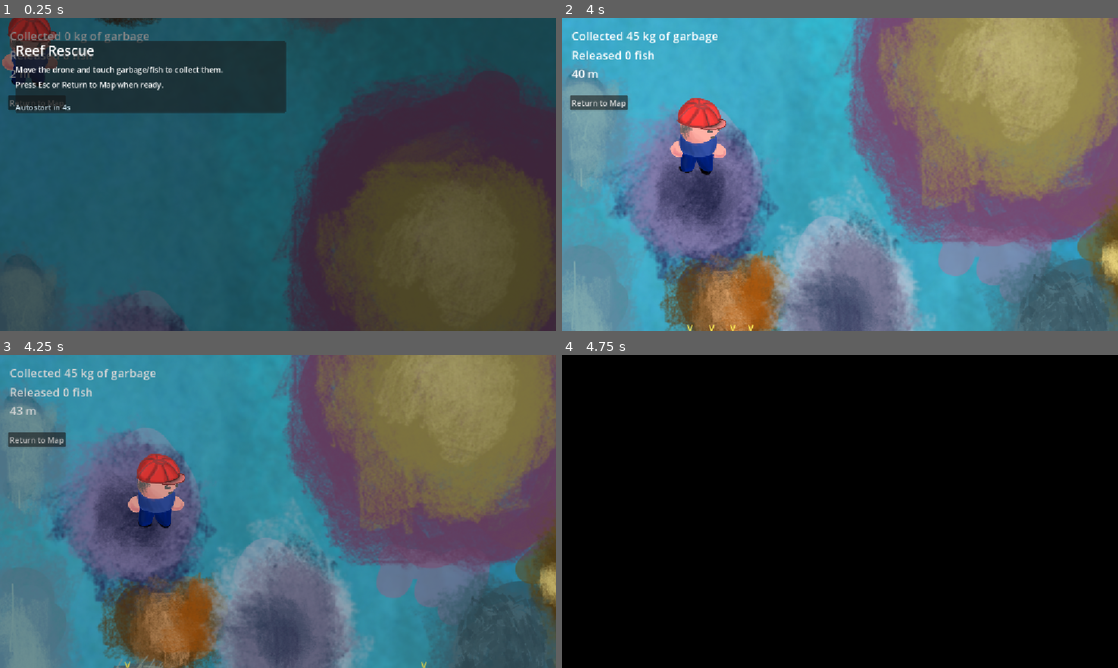
Above: before the commit, frames 1-4 (two rows, left to right).
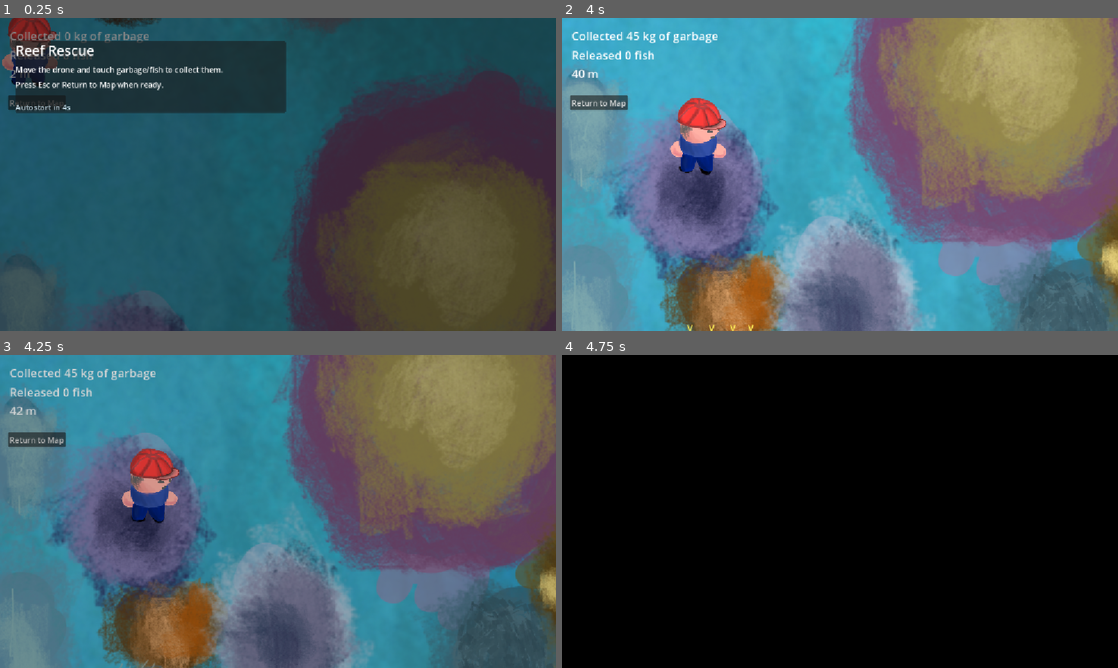
Above: after the commit, the same moments.

Repository: helloworld2540/isle2
Game: Godot game, scene res://scenes/reef_rescue.tscn
Same seed, same stepped clock (60 frames per second), same inputs: the game is played once before the commit and once after it. This scene is started directly instead of the project's main scene.
Inputs (mouse positions are in pixels of both pictures, inside the frame that each line leads up to):
- Up to frame 1 (0.25 s): no input
- Up to frame 2 (4 s): tap Enter (ui_accept) at 0.5, 0.77, 3.77 s; move the mouse to (962, 158) at 0.52 s; tap Tab at 0.6, 2.1, 3.6 s; click (962, 158) at 0.67 s; drag from (728, 190) to (589, 46) at 1.27 s; move the mouse to (895, 105) at 2.02 s; click (895, 105) at 2.17 s; drag from (812, 237) to (673, 127) at 2.77 s; move the mouse to (1006, 221) at 3.52 s; click (1006, 221) at 3.67 s
- Up to frame 3 (4.25 s): tap Escape (ui_cancel) at 4.15 s
- Up to frame 4 (4.75 s): drag from (673, 464) to (756, 433) at 4.27 s

Frames 1-2 are identical in both runs. In frame 3, 6.0% of the frame differs, in the area x 1-100%, y 0-100%; in frame 4, nothing differs.

Commit message:
polish: [`docs`] Polish: [reef] unify return-to-map and guard reentry

Diff:
--- a/scripts/reef_rescue.gd
+++ b/scripts/reef_rescue.gd
@@ -24,6 +24,10 @@
 	_edge_markers = {}
 	timer.timeout.connect(_spawn_item)
 	timer.start()
+	# Apply any collection-range upgrades to the drone's catch radius.
+	var collect_shape: CollisionShape2D = $Drone/Area2D/CollisionShape2D
+	if collect_shape and collect_shape.shape is CircleShape2D:
+		(collect_shape.shape as CircleShape2D).radius = 66.27 + GameState.get_collection_radius_bonus()
 	AudioManager.play_bgm("reef")
 	if ResourceLoader.exists("res://scripts/minigame_intro.gd"):
 		var intro: CanvasLayer = preload("res://scripts/minigame_intro.gd").new()
@@ -36,7 +40,7 @@
 	return_btn.text = "Return to Map"
 	return_btn.position = Vector2(16, 160)
 	$UI.add_child(return_btn)
-	return_btn.pressed.connect(func(): _clear_edge_markers(); GameState.record_reef(garbage, fish); GameState.add_trash_type("Reef Debris", int(max(1.0, round(garbage)))); AudioManager.play_sfx("return"); SceneTransition.change_scene("res://scenes/world.tscn"))
+	return_btn.pressed.connect(func(): _leave_to_map())
 
 func _process(delta: float) -> void:
 	if not running:
@@ -185,10 +189,20 @@
 	tw.parallel().tween_property(lbl, "modulate:a", 0.0, 0.7)
 	tw.tween_callback(lbl.queue_free)
 
+func _leave_to_map() -> void:
+	if not running:
+		return
+	running = false
+	_clear_edge_markers()
+	GameState.record_reef(garbage, fish)
+	var debris_total := int(max(1.0, round(garbage)))
+	if GameState.deep_cache:
+		debris_total += 5
+		_spawn_popup($Drone.global_position, "+5 Deep Cache debris", Color(0.45, 0.85, 1.0, 1.0))
+	GameState.add_trash_type("Reef Debris", debris_total)
+	AudioManager.play_sfx("return")
+	SceneTransition.change_scene("res://scenes/world.tscn")
+
 func _unhandled_input(event: InputEvent) -> void:
-	if event.is_action_pressed("ui_cancel"):
-		AudioManager.play_sfx("return")
-		_clear_edge_markers()
-		GameState.record_reef(garbage, fish)
-		GameState.add_trash_type("Reef Debris", int(max(1.0, round(garbage))))
-		SceneTransition.change_scene("res://scenes/world.tscn")
+	if event.is_action_pressed("ui_cancel") and running:
+		_leave_to_map()
--- a/scripts/upcycle.gd
+++ b/scripts/upcycle.gd
@@ -171,6 +171,10 @@
 
 	item.set_meta("on_belt", true)
 	item.init(tex)
+	# Spawn fade-in for better readability and game feel.
+	item.modulate.a = 0.0
+	var spawn_tw := item.create_tween()
+	spawn_tw.tween_property(item, "modulate:a", 1.0, 0.22).set_trans(Tween.TRANS_SINE).set_ease(Tween.EASE_OUT)
 
 func burn_item(item: Node2D) -> void:
 	score -= 1
Not shown, changed: TODO.md
